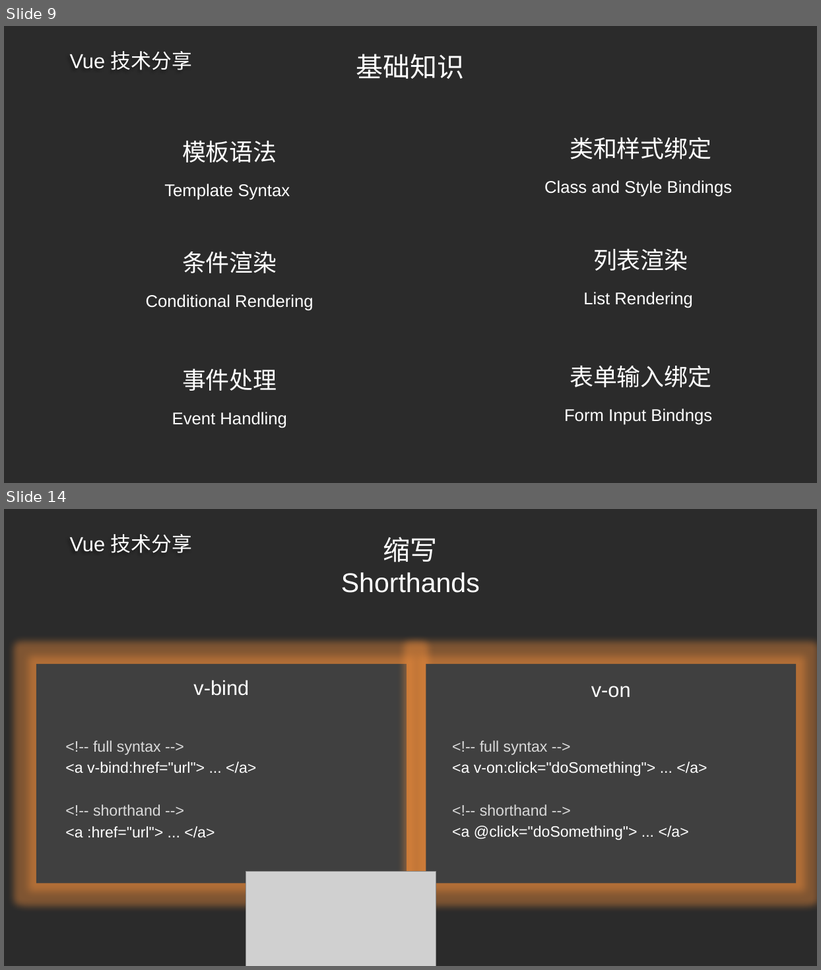
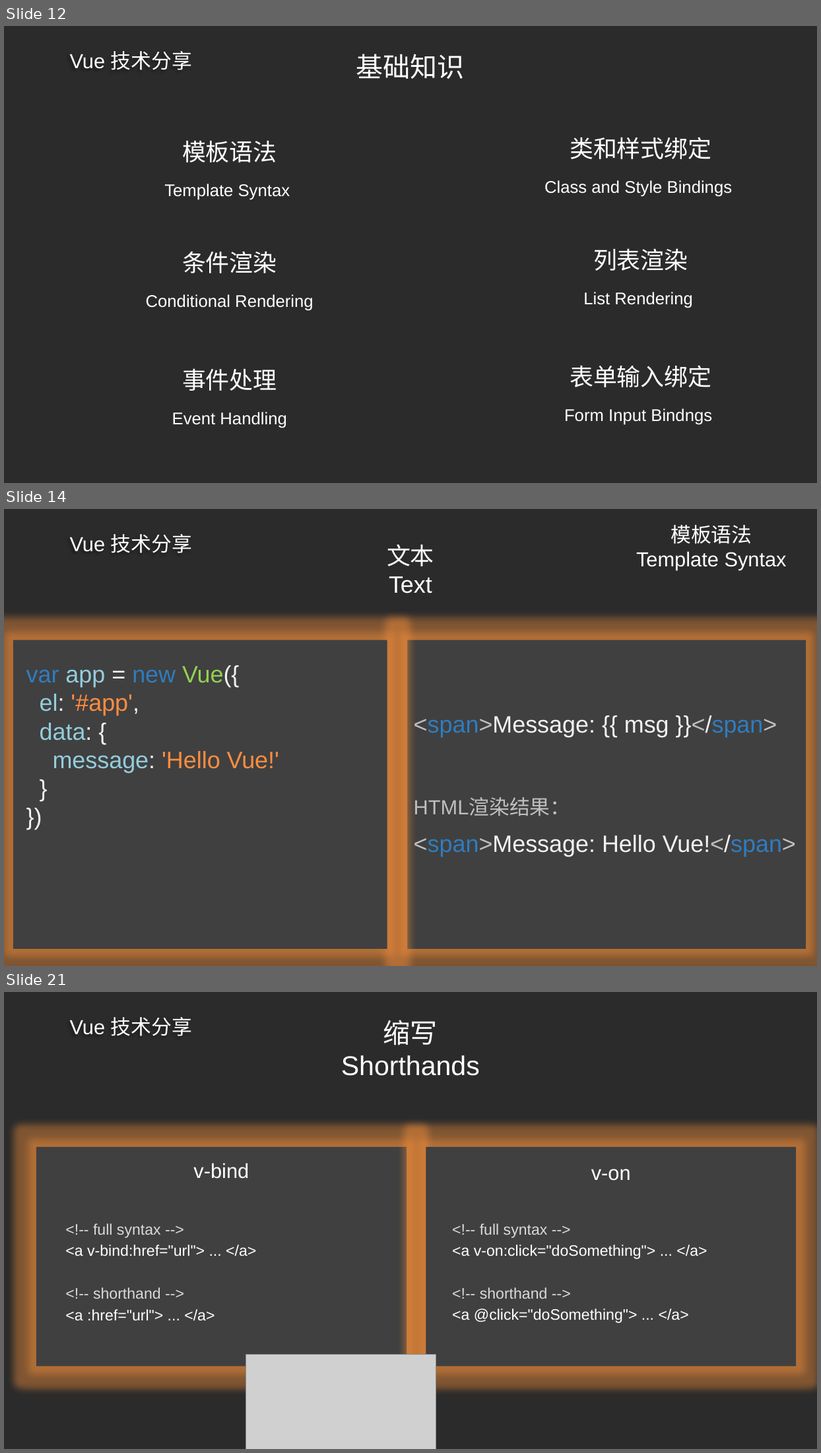
Before and after one commit to ldjdd/traing-library, a slide deck: vue/演示文稿.pptx. Shown one above the other, each under a label of ours: slides 9 and 14 before the commit, slides 12, 14 and 21 after it; the slides between them are not shown. The pictures are 821x970 and 821x1453 pixels, drawn with LibreOffice and Linux fonts; fonts in the diff are those of the drawing; grey boxes stand for pictures; background and template pictures are left out; a plain dark background stands for a picture behind light text. Boxes give left, top, right and bottom in pixels: in the first picture for what was removed or moved away, otherwise in the second. Text is boxed around its words. In the diff, an @@ line names an element or a change of style, - is before the commit and + after.

```diff
--- a/vue/演示文稿.pptx
+++ b/vue/演示文稿.pptx
@@ slide 14 added at bbox=[4, 509, 817, 966], background picture (left out); not listed: 1 template element that a slide beside it also shows @@
@@ title added at bbox=[636, 525, 787, 570], 24 pt, text #FFFFFF @@
+模板语法
+Template Syntax
@@ text added at bbox=[387, 544, 434, 593], 28 pt, text #FFFFFF @@
+文本
+Text
@@ rectangle added at bbox=[13, 640, 387, 949], fill #404040 @@
@@ rectangle added at bbox=[408, 640, 806, 949], fill #404040 @@
@@ text added at bbox=[26, 665, 279, 773], 28 pt, text #FF8D41 @@
+var app = new Vue({
+el: '#app',
+data: {
+message: 'Hello Vue!'
+}
+})
@@ text added at bbox=[414, 716, 778, 737], 28 pt, text #F2F2F2 @@
+<span>Message: {{ msg }}</span>
@@ text added at bbox=[414, 799, 571, 817], 24 pt, text #BFBFBF @@
+HTML渲染结果：
@@ text added at bbox=[414, 835, 796, 857], 28 pt, text #F2F2F2 @@
+<span>Message: Hello Vue!</span>
@@ what was slide 9 is now slide 12 @@
@@ what was slide 14 is now slide 21 @@
```
Also in this commit, not shown: 4 slides changed, 7 other slides added, 1 slide removed, 5 other files.
